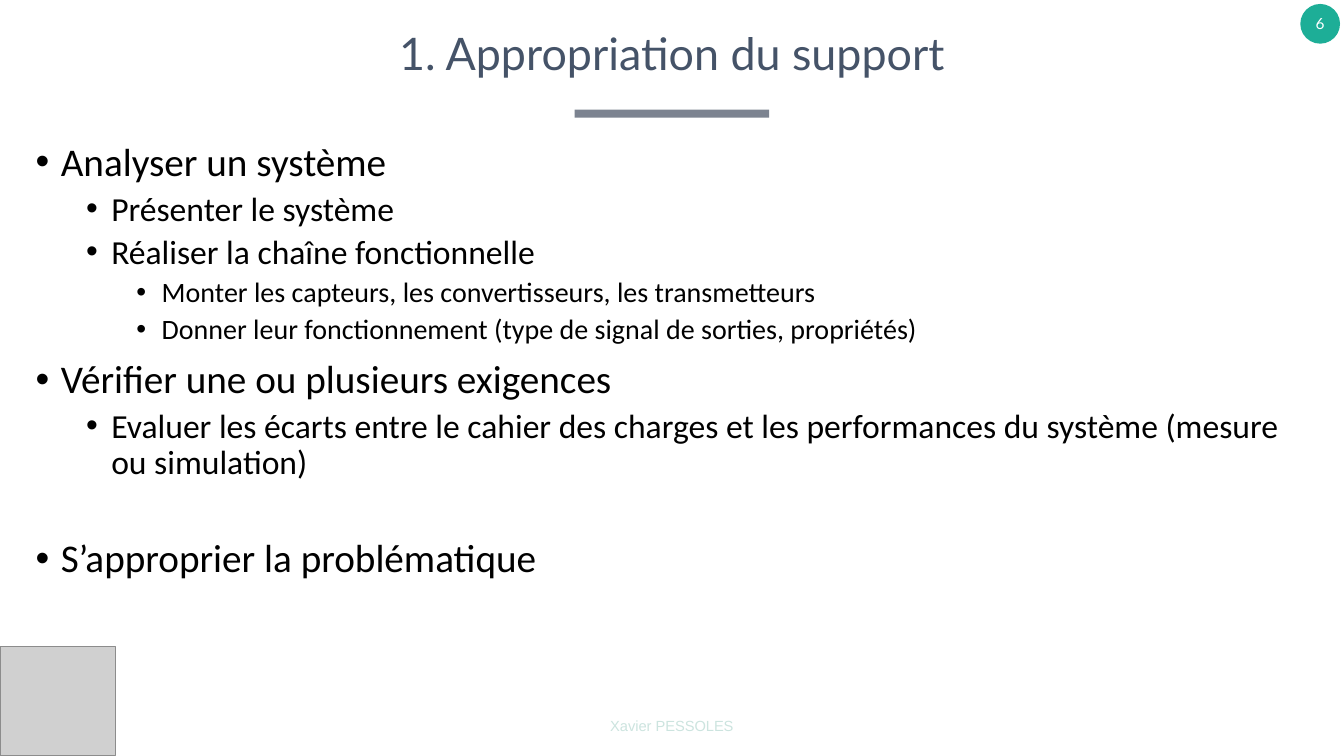
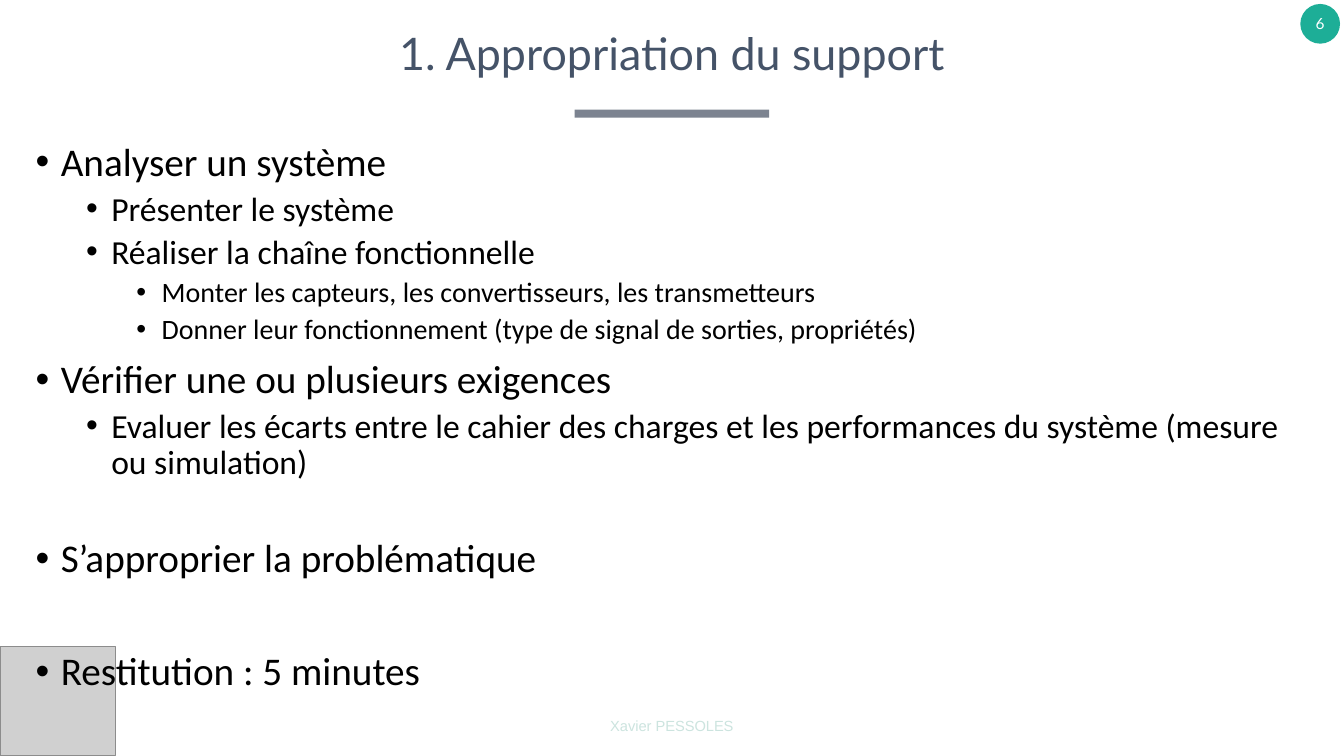
Before and after one commit to xpessoles/TP_Concours, a slide deck: slide 6 of A_Organisation/EpreuvesOralesCPGE.pptx. Drawn at 1344x756 pixels with LibreOffice and Linux fonts; fonts in the diff are those of the drawing; grey boxes stand for pictures. Boxes give left, top, right and bottom in pixels: in the first picture for what was removed or moved away, otherwise in the second. Text is boxed around its words. In the diff, an @@ line names an element or a change of style, - is before the commit and + after.

```diff
--- a/A_Organisation/EpreuvesOralesCPGE.pptx
+++ b/A_Organisation/EpreuvesOralesCPGE.pptx
@@ text at (x1=61, y1=652, x2=420, y2=695): paragraph added @@
+• Restitution : 5 minutes
```
Also in this commit, not shown: 3 other slides changed.
